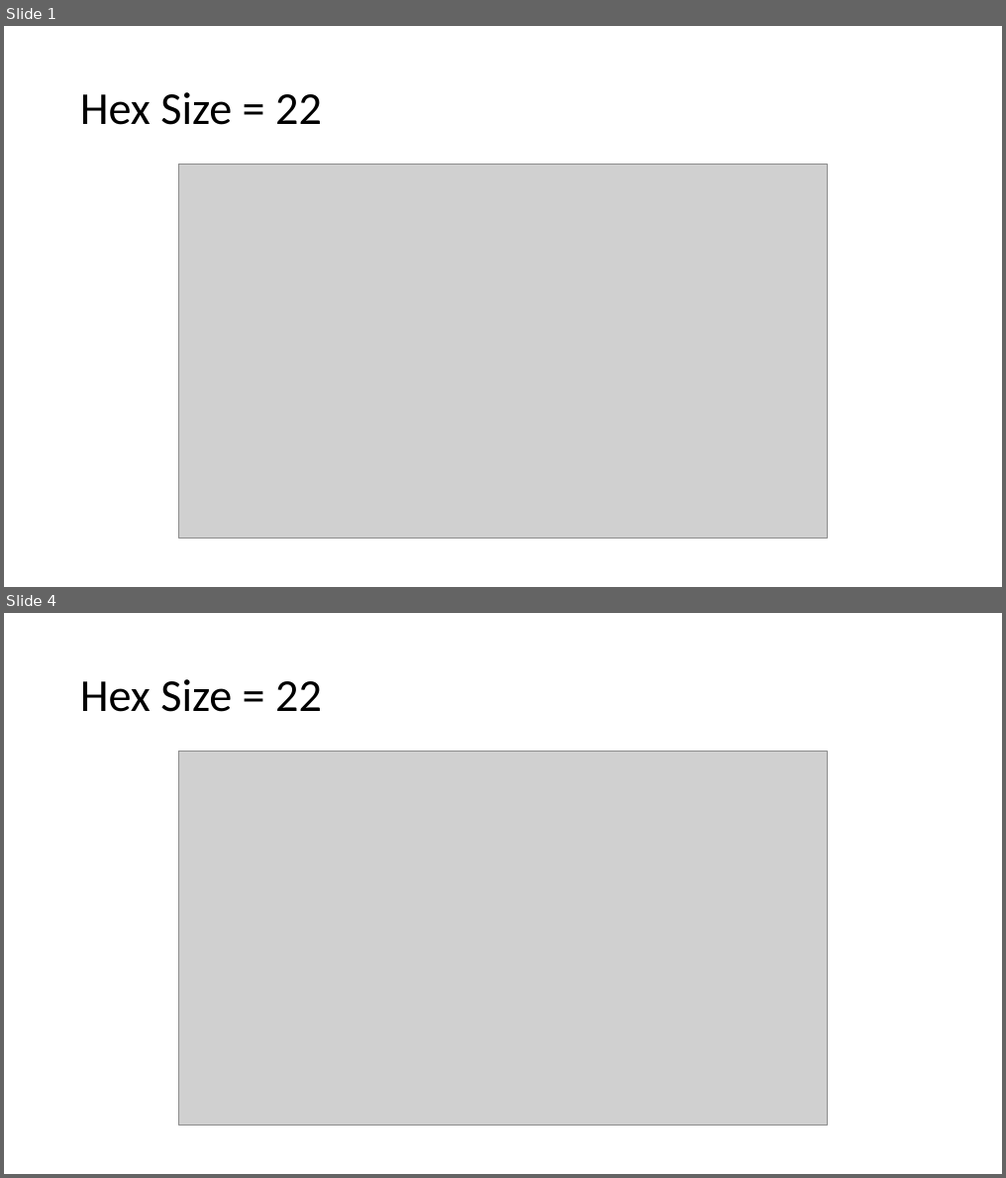
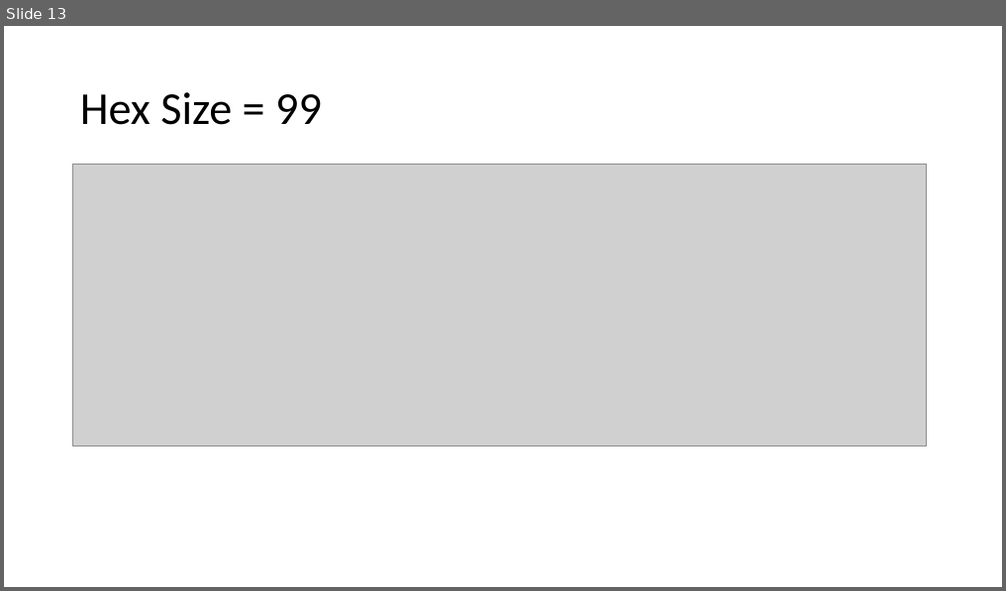
Before and after one commit to mcembalest/teamBlueConduit, a slide deck: reports/2021.11.25 - Diffusion investigation plots.pptx. Shown one above the other, each under a label of ours: slides 1 and 4 before the commit, slide 13 after it; the slides between them are not shown. The pictures are 1006x1178 and 1006x591 pixels, drawn with LibreOffice and Linux fonts; fonts in the diff are those of the drawing; grey boxes stand for pictures. Boxes give left, top, right and bottom in pixels: in the first picture for what was removed or moved away, otherwise in the second. Text is boxed around its words. In the diff, an @@ line names an element or a change of style, - is before the commit and + after.

```diff
--- a/reports/2021.11.25 - Diffusion investigation plots.pptx
+++ b/reports/2021.11.25 - Diffusion investigation plots.pptx
@@ slide 4 removed at [4,613,1002,1174], background #FFFFFF @@
@@ title removed at [80,679,322,712] @@
-Hex Size = 22
@@ picture removed at [178,752,828,1126] @@
@@ what was slide 1 is now slide 13 @@
@@ slide 13 changed as well @@
@@ title at [80,92,322,125]: text changed @@
-Hex Size = 22
+Hex Size = 99
@@ picture: place and size @@
-picture at [178,165,828,539]
+picture at [73,165,927,447]
```
Also in this commit, not shown: 7 other slides changed, 5 slides added, 3 other slides removed, 2 other files.
